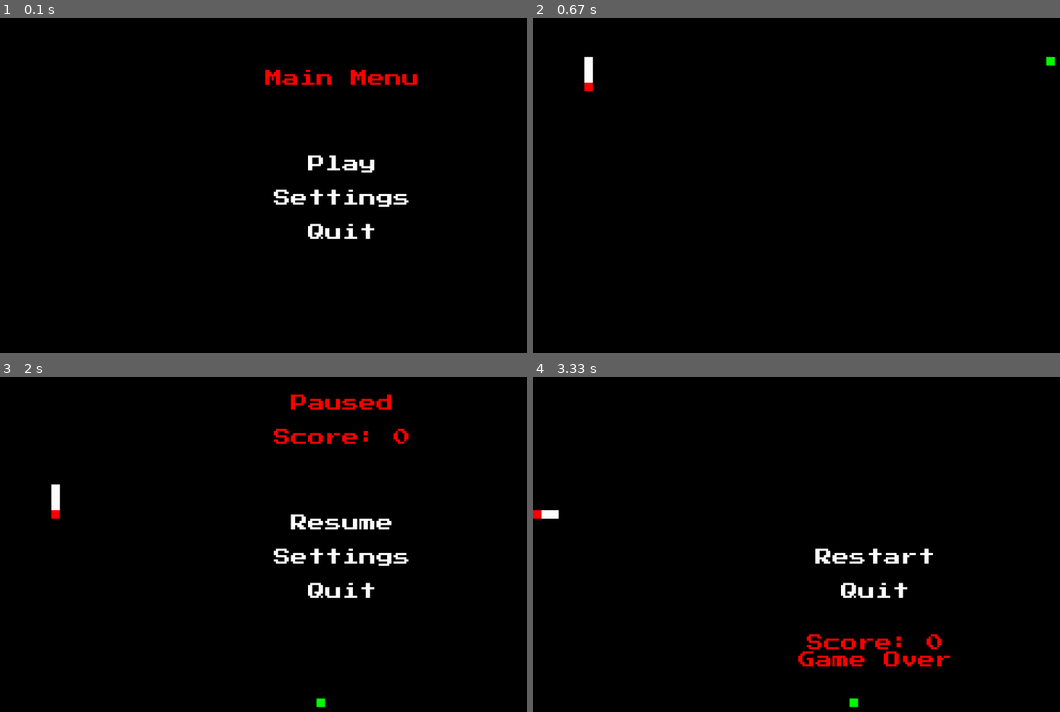
Above: before the commit, frames 1-4 (two rows, left to right).
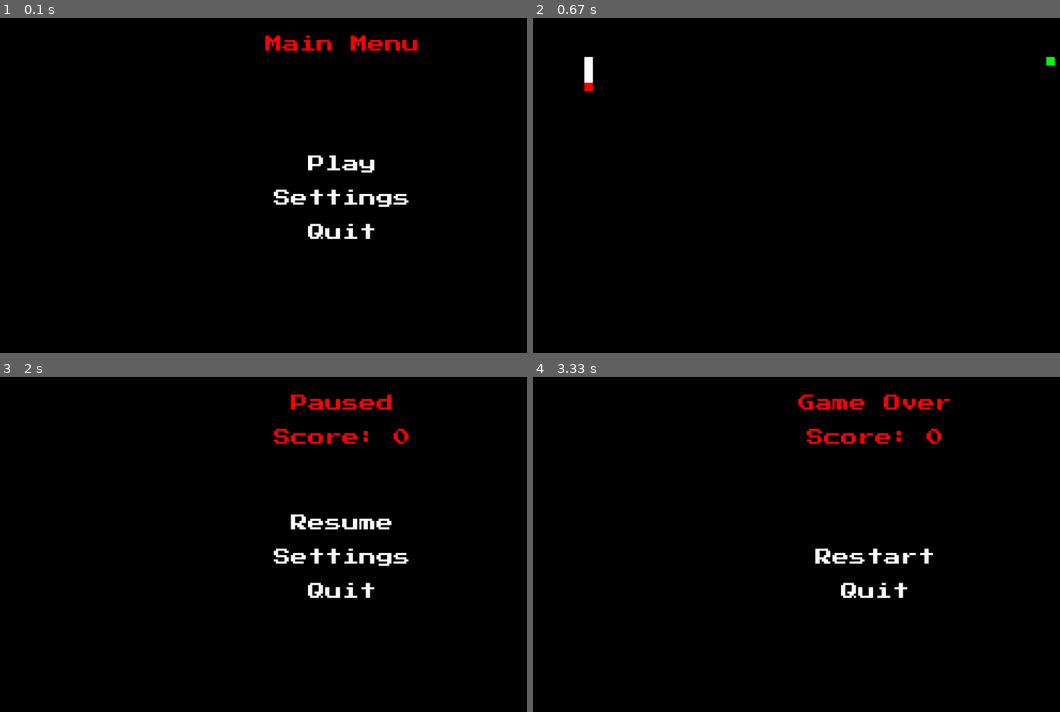
Above: after the commit, the same moments.

Repository: nmurphy101/Pygame2DFramework
Game: pygame game, started from main.py
Two runs of this game, one before a commit and one after it. Both use one fixed random seed, a clock stepped at 60 frames per second and the inputs below.
Inputs (mouse positions are in pixels of both pictures, inside the frame that each line leads up to):
- Up to frame 1 (0.1 s): no input
- Up to frame 2 (0.67 s): click (875, 162) at 0.38 s
- Up to frame 3 (2 s): hold Left 0.67-1.2 s; hold Esc 1.23-1.53 s; hold Down 1.23-1.53 s; hold Esc from 1.9 s (still down); hold Left from 1.9 s (still down)
- Up to frame 4 (3.33 s): release Esc at 2.3 s; release Left at 2.3 s; click (875, 521) at 2.38 s

The runs differ from the first frame. In frame 1, 1.2% of the frame differs, in the area x 50-80%, y 5-20%; in frame 2, nothing differs; in frame 3, 0.2%; in frame 4, 2.3%, in the area x 0-80%, y 5-99%.

Commit message:
Working menus now including settings that save via json file Some code reorganizing/file renaming

Diff:
--- a/future_features.txt
+++ b/future_features.txt
@@ -3,11 +3,13 @@
 1. ?
 
 Major:
-1. Working Main menu
-2. Working pause menu
-3. Working settings menu
-    a. connected to a config file
-3. Player AI
+1. Working Main menu - DONE
+2. Working pause menu - DONE
+3. Working settings menu - DONE
+    a. connected to a config file - DONE
+4. Data structure for objects to optimize collision checking and spawning
+    a. "Windows" -> "Chunks" -> "tiles"
+5. Player AI
 
 Minor:
 1. immobile enemies
@@ -28,4 +30,5 @@
 
 
 Bugs:
-1. ?
+1. pressing escape when in a menu pauses instead of returns back a menu/unpauses
+2. unknown random crash while playing.
--- a/main.py
+++ b/main.py
@@ -17,7 +17,7 @@
 # from tkinter import Tk
 # from multiprocessing import Manager
 # from multiprocessing import freeze_support
-from pkg.snake_game import SnakeGame
+from pkg.snake_game.game import SnakeGame
 from pkg.game import BaseGame
 
 # freeze_support()
--- a/pkg/game.py
+++ b/pkg/game.py
@@ -88,7 +88,7 @@
         '''
         # Game window settings
         background_colour = (0, 0, 0)
-        screen = pygame.display.set_mode((self.screen_width, self.screen_height), RESIZABLE)
+        screen = pygame.display.set_mode((self.screen_width, self.screen_height))#, RESIZABLE)
         pygame.display.set_caption(self.title)
         screen.fill(background_colour)
         game_font = freetype.Font(
@@ -117,12 +117,18 @@
             # Press escape to pause the game
             elif event.type == KEYDOWN:
                 if event.key == K_ESCAPE:
-                    if not self.game.game_over:
-                        self.game.pause = not self.game.pause
-                        self.game.game_music = not self.game.game_music
+                    # If not game over
+                    if self.game.menu_option != 3:
+                        # If already paused
+                        if self.game.menu_option == 1:
+                            self.game.menu_option = None
+                        else:
+                            self.game.menu_option = 1
+                        self.game.pause_game_music = not self.game.pause_game_music
+                    # Is game over
                     else:
-                        self.game.game_over = False
-                        self.game.start()
+                        self.game.menu_option = None
+                        self.game.start(None)
             elif event.type == WINDOWFOCUSGAINED:
                 self.game.focus_pause = False
             elif event.type == WINDOWFOCUSLOST:
@@ -131,4 +137,5 @@
                 if menu:
                     for button in menu:
                         if button[0].collidepoint(event.pos):
-                            button[1]()
+                            self.game.prev_menu = button[2]
+                            button[1](button[2])
--- a/pkg/snake_game.py
+++ b/pkg/snake_game/game.py
@@ -12,7 +12,8 @@
 '''
 
 
-# import os
+import os
+import sys
 # import threading
 # import logging
 # import sys
@@ -20,6 +21,7 @@
 # import re
 # import queue as q
 # from multiprocessing import Pool, cpu_count, Queue, Process, Manager, Lock
+import json
 import random
 import pygame
 # pylint: disable=no-name-in-module
@@ -70,13 +72,13 @@
         # Number of tail segments
         self.num_tails = 5
         # tail segment list
-        self.tail_segments = []
+        self.children = []
         # Initilize starting tails
         for pos in range(self.num_tails+1):
             if pos == 0:
-                self.tail_segments.append(TailSegment(self.screen, self, pos))
+                self.children.append(TailSegment(self.screen, self, pos))
             else:
-                self.tail_segments.append(TailSegment(self.screen, self.tail_segments[pos-1], pos))
+                self.children.append(TailSegment(self.screen, self.children[pos-1], pos))
 
     def draw(self):
         '''
@@ -88,7 +90,7 @@
         if self.alive:
 
             # Draw each tail
-            for tail in self.tail_segments:
+            for tail in self.children:
                 tail.draw()
 
              # head pos/size  = (left, top, width, height)
@@ -105,9 +107,9 @@
         '''
         # Add a new tail segment
         for _ in range(food.growth):
-            self.tail_segments.append(TailSegment(
+            self.children.append(TailSegment(
                 self.screen,
-                self.tail_segments[self.num_tails - 1],
+                self.children[self.num_tails - 1],
                 self.num_tails + 1
             ))
             self.num_tails += 1
@@ -241,9 +243,10 @@
         self.size = 16
         # food pos/size = (left, top, width, height)
         self.food = (self.pos_x, self.pos_y, self.size, self.size)
-        self.rect = None
         # food color = green
         self.food_color = (0, 255, 0)
+        # Food is rect obj
+        self.rect = pygame.draw.rect(self.screen, self.food_color, self.food)
         # How much a snake grows from eating food
         self.growth = 5
         # Point value of the food
@@ -265,20 +268,40 @@
             # Render the food segment based on it's parameters
             self.rect = pygame.draw.rect(self.screen, self.food_color, self.food)
 
-    def spawn(self):
+    def spawn(self, obj_dict):
         '''
         spawn
         ~~~~~~~~~~
 
         spawn does stuff
         '''
-        # Where the food is located
-        self.pos_x = self.screen_size[0] - random.randrange(
-            16, self.screen_size[0], 16
-        )
-        self.pos_y = self.screen_size[1] - random.randrange(
-            16, self.screen_size[1], 16
-        )
+        # take the game obj_dict
+        # First check the locations of all other objects first
+        # then pick a random location that isn't taken alrady
+
+        found_spawn = False
+        while not found_spawn:
+            # Where the food is located
+            self.pos_x = self.screen_size[0] - random.randrange(
+                16, self.screen_size[0], 16
+            )
+            self.pos_y = self.screen_size[1] - random.randrange(
+                16, self.screen_size[1], 16
+            )
+            # Check if the chosen random spawn location is taken
+            print(obj_dict["food"])
+            collision_objs = obj_dict["food"].rect.collidedictall(obj_dict, 1)
+            if len(collision_objs) < 1:
+                continue
+            print("COLLISION 1: ", len(collision_objs))
+            for _, obj in obj_dict.items():
+                try:
+                    if obj.children:
+                        collision_obj = obj_dict["food"].rect.collidelist(obj.children)
+                        print("COLLISION 2: ", collision_obj)
+                except AttributeError:
+                    pass
+            found_spawn = True
 
         self.alive = True
 
@@ -293,6 +316,11 @@
     def __init__(self, screen, game_font, base_game):
         # Calling game platform
         self.base_game = base_game
+        # Game config file
+        self.game_config_file_path = os.path.join(os.path.dirname(__file__), 'game_config.json')
+        print(self.game_config_file_path)
+        with open(self.game_config_file_path) as json_data_file:
+            self.game_config = json.load(json_data_file)
         # Window settings
         self.title = base_game.title + "Snake"
         pygame.display.set_caption(self.title)
@@ -302,16 +330,15 @@
         self.screen_size = (screen_w, screen_h)
         # Game settings
         self.score = 0
-        self.game_over = False
-        self.menu = True
-        self.game_music = True
-        self.pause = False
-        self.focus_pause = False
+        self.pause_game_music = False
+        self.menu_option = 0
+        self.prev_menu = 0
+        self.game_menus = [self.main_menu, self.pause_menu,
+                           self.settings_menu, self.game_over_menu,]
         # Game music
-        self.game_music = "assets/music/Cheerful_Piano_NES.wav"
-        pygame.mixer.music.load(self.game_music)
+        self.game_music_file = "assets/music/Cheerful_Piano_NES.wav"
+        pygame.mixer.music.load(self.game_music_file)
         pygame.mixer.music.set_volume(base_game.music_volume)
-        pygame.mixer.music.play(-1)
 
         # Game object list
         self.obj_dict = {}
@@ -324,47 +351,43 @@
         play does stuff
         '''
 
-        # Check game music status
-        if not self.game_music:
-            pygame.mixer.music.pause()
+        # Clear previous frame render
+        self.screen.fill((0, 0, 0, 0))
+
+        # Check if in a menu
+        if self.menu_option is None:
+            self.check_settings()
+
+            # Spawn a new food after it's eaten
+            if not self.obj_dict["food"].alive:
+                self.obj_dict["food"].spawn(self.obj_dict)
+
+            ## Draw game Objects
+            self.obj_dict["food"].draw()
+            self.obj_dict["snake"].draw()
+            pygame.display.update()
+
+            ## Game logic
+            # Snake control and movement
+            self.obj_dict["snake"].choose_direction()
+            self.obj_dict["snake"].move()
+            # collision of objects
+            self.collision_checks()
         else:
-            pygame.mixer.music.unpause()
-
-        if not self.menu:
-            # Check if the game is over
-            if not self.game_over:
-                # Check if the game is paused
-                if not self.pause and not self.focus_pause:
-                    # Clear previous frame render
-                    self.screen.fill((0, 0, 0, 0))
-
-                    # Spawn a new food after it's eaten
-                    if not self.obj_dict["food"].alive:
-                        self.obj_dict["food"].spawn()
-
-                    ## Draw game Objects
-                    self.obj_dict["food"].draw()
-                    self.obj_dict["snake"].draw()
-                    pygame.display.update()
-
-                    ## Game logic
-                    # Snake control and movement
-                    self.obj_dict["snake"].choose_direction()
-                    self.obj_dict["snake"].move()
-                    # collision of objects
-                    self.collision_checks()
-
-                else:
-                    # show the pause menu
-                    return self.pause_menu()
-            else:
-                # show the game over menu
-                return self.game_over_menu()
-        else:
-            # show the game main menu
-            return self.main_menu()
-
-    def start(self):
+            if self.menu_option == 0:
+                # show the game main menu
+                return self.main_menu(self.prev_menu)
+            elif self.menu_option == 1:
+                # show the pause menu
+                return self.pause_menu(self.prev_menu)
+            elif self.menu_option == 2:
+                # show the pause menu
+                return self.settings_menu(self.prev_menu)
+            elif self.menu_option == 3:
+                # show the pause menu
+                return self.game_over_menu(self.prev_menu)
+
+    def start(self, prev_menu):
         '''
         start
         ~~~~~~~~~~
@@ -372,12 +395,12 @@
         start does stuff
         '''
         # Start the game music
-        pygame.mixer.music.play(-1)
+        if self.game_config["settings"]["music"]:
+            pygame.mixer.music.play(-1)
         # Starting variables
         self.score = 0
-        self.pause = False
-        self.menu = False
-        self.focus_pause = False
+        self.menu_option = None
+        self.pause_game_music = False
         # Initilize game objects
         food = Food(self.screen, self.screen_size, self.base_game)
         snake = Snake(self.screen, self.base_game)
@@ -385,16 +408,6 @@
             "snake": snake,
             "food": food,
         }
-
-    def up_score(self, point_value):
-        '''
-        up_score
-        ~~~~~~~~~~
-
-        up_score does stuff
-        '''
-        # Increase the score
-        self.score += point_value
 
     def collision_checks(self):
         '''
@@ -413,29 +426,172 @@
         if (self.obj_dict["snake"].pos_x > self.screen_size[0]-self.obj_dict["snake"].size) or (
                 self.obj_dict["snake"].pos_y > self.screen_size[1]-self.obj_dict["snake"].size):
             pygame.mixer.Sound.play(self.obj_dict["snake"].sound_death)
-            self.game_over = True
+            self.menu_option = 3
         elif self.obj_dict["snake"].pos_x < 0 or self.obj_dict["snake"].pos_y < 0:
             pygame.mixer.Sound.play(self.obj_dict["snake"].sound_death)
-            self.game_over = True
+            self.menu_option = 3
         # Collision check between snake and tails
         i = 0
-        for tail in self.obj_dict["snake"].tail_segments:
+        for tail in self.obj_dict["snake"].children:
             # Skip the first tail segment
             if i > 0:
                 if self.obj_dict["snake"].rect.colliderect(tail):
                     pygame.mixer.Sound.play(self.obj_dict["snake"].sound_death)
-                    self.game_over = True
+                    self.menu_option = 3
             i += 1
 
-    def pause_menu(self):
+    def check_settings(self):
+        '''
+        check_settings
+        ~~~~~~~~~~
+
+        check_settings does stuff
+        '''
+        # Check game music status
+        if self.game_config["settings"]["music"]:
+            if self.pause_game_music:
+                pygame.mixer.music.pause()
+            else:
+                if self.pause_game_music is None:
+                    pygame.mixer.music.play(-1)
+                else:
+                    pygame.mixer.music.unpause()
+        else:
+            pygame.mixer.music.stop()
+
+    def up_score(self, point_value):
+        '''
+        up_score
+        ~~~~~~~~~~
+
+        up_score does stuff
+        '''
+        # Increase the score
+        self.score += point_value
+
+    def quit_game(self, prev_menu):
+        '''
+        quit_game
+        ~~~~~~~~~~
+
+        quit_game does stuff
+        '''
+        self.base_game.running = False
+        #pylint: disable=no-member
+        pygame.display.quit()
+        pygame.quit()
+        #pylint: enable=no-member
+        sys.exit()
+
+    def unpause(self, prev_menu):
+        '''
+        unpause
+        ~~~~~~~~~~
+
+        unpause does stuff
+        '''
+        self.menu_option = None
+        self.pause_game_music = True
+
+    def toggle_game_music(self, prev_menu):
+        '''
+        toggle_game_music
+        ~~~~~~~~~~
+
+        toggle_game_music does stuff
+        '''
+        self.game_config["settings"]["music"] = not self.game_config["settings"]["music"]
+        with open(self.game_config_file_path, 'w', encoding='utf-8') as f:
+            json.dump(self.game_config, f, ensure_ascii=False, indent=4)
+
+    def main_menu(self, prev_menu):
+        '''
+        main_menu
+        ~~~~~~~~~~
+
+        main_menu does stuff
+        '''
+        # Clear previous frame render
+        self.screen.fill((0, 0, 0, 0))
+
+        # Make sure the right menu option is selected
+        self.menu_option = 0
+
+        # Check settings if just left settings page
+        if prev_menu == 2:
+            self.check_settings()
+
+        # Render the Main Menu text
+        text_str = 'Main Menu'
+        _ = self.game_font.render_to(
+            self.screen,
+            (self.screen_size[0]/2-(len(text_str)*self.game_font.size)/2,
+             self.screen_size[1]/2 - self.game_font.size*8),
+            text_str,
+            (255, 0, 0)
+        )
+
+        # Render the play button
+        text_str = 'Play'
+        position = (self.screen_size[0]/2-(len(text_str)*self.game_font.size)/2,
+                    self.screen_size[1]/2 - self.game_font.size)
+        play_obj = self.game_font.render_to(
+            self.screen,
+            position,
+            text_str,
+            (255, 255, 255)
+        )
+
+        # Render the settings button
+        text_str = 'Settings'
+        position = (self.screen_size[0]/2-(len(text_str)*self.game_font.size)/2,
+                    self.screen_size[1]/2 + self.game_font.size)
+        settings_obj = self.game_font.render_to(
+            self.screen,
+            position,
+            text_str,
+            (255, 255, 255)
+        )
+
+        # Render the quit button
+        text_str = 'Quit'
+        position = (self.screen_size[0]/2-(len(text_str)*self.game_font.size)/2,
+                    self.screen_size[1]/2 + self.game_font.size*3)
+        quit_obj = self.game_font.render_to(
+            self.screen,
+            position,
+            text_str,
+            (255, 255, 255)
+        )
+
+        # Update the screen display
+        pygame.display.update()
+
+        menu = [
+            (play_obj, self.start, 0),
+            (settings_obj, self.settings_menu, 0),
+            (quit_obj, self.quit_game, 0),
+        ]
+
+        return menu
+
+    def pause_menu(self, prev_menu):
         '''
         pause_menu
         ~~~~~~~~~~
 
         pause_menu does stuff
         '''
+
+        # Make sure the right menu option is selected
+        self.menu_option = 1
+
+        # Check settings if just left settings page
+        if prev_menu == 2:
+            self.check_settings()
+
         # Pause game music
-        self.game_music = False
+        self.pause_game_music = True
         # Render the Game Over text
         text_str = 'Paused'
         position = (self.screen_size[0]/2-(len(text_str)*self.game_font.size)/2,
@@ -484,7 +640,7 @@
         text_str = 'Quit'
         position = (self.screen_size[0]/2-(len(text_str)*self.game_font.size)/2,
                     self.screen_size[1]/2 + self.game_font.size*3)
-        quit_obj = self.game_font.render_to(
+        return_obj = self.game_font.render_to(
             self.screen,
             position,
             text_str,
@@ -495,26 +651,86 @@
         pygame.display.update()
 
         menu = [
-            (resume_obj, self.unpause),
-            (settings_obj, psudo_func),
-            (quit_obj, self.quit_game),
+            (resume_obj, self.unpause, 1),
+            (settings_obj, self.settings_menu, 1),
+            (return_obj, self.main_menu, 1),
         ]
 
         return menu
 
-    def game_over_menu(self):
+    def settings_menu(self, prev_menu):
+        '''
+        settings_menu
+        ~~~~~~~~~~
+
+        settings_menu does stuff
+        '''
+        # Clear previous frame render
+        self.screen.fill((0, 0, 0, 0))
+
+        # Make sure the right menu option is selected
+        self.menu_option = 2
+
+        # Render the Settings Menu text
+        text_str = 'Settings Menu'
+        _ = self.game_font.render_to(
+            self.screen,
+            (self.screen_size[0]/2-(len(text_str)*self.game_font.size)/2,
+             self.screen_size[1]/2 - self.game_font.size*8),
+            text_str,
+            (255, 0, 0)
+        )
+
+        # Render the play button
+        text_str = 'Music: ' + str(self.game_config["settings"]["music"])
+        position = (self.screen_size[0]/2-(len(text_str)*self.game_font.size)/2,
+                    self.screen_size[1]/2 - self.game_font.size*2)
+        music_obj = self.game_font.render_to(
+            self.screen,
+            position,
+            text_str,
+            (255, 255, 255)
+        )
+
+        # Render the Return button
+        text_str = 'Return'
+        position = (self.screen_size[0]/2-(len(text_str)*self.game_font.size)/2,
+                    self.screen_size[1]/2 + self.game_font.size*6)
+        return_obj = self.game_font.render_to(
+            self.screen,
+            position,
+            text_str,
+            (255, 255, 255)
+        )
+
+        # Update the screen display
+        pygame.display.update()
+
+        menu = [
+            (music_obj, self.toggle_game_music, prev_menu),
+            # (settings_obj, psudo_func),
+            (return_obj, self.game_menus[prev_menu], 2),
+        ]
+
+        return menu
+
+    def game_over_menu(self, prev_menu):
         '''
         game_over_menu
         ~~~~~~~~~~
 
         game_over_menu does stuff
         '''
+
+        # Make sure the right menu option is selected
+        self.menu_option = 3
+
         # Stop the music
         pygame.mixer.music.stop()
         # Render the Game Over text
         text_str = 'Game Over'
         position = (self.screen_size[0]/2-(len(text_str)*self.game_font.size)/2,
-                    self.screen_size[1]/2 + self.game_font.size*7)
+                    self.screen_size[1]/2 - self.game_font.size*8)
         _ = self.game_font.render_to(
             self.screen,
             position,
@@ -524,7 +740,7 @@
         # Render the score
         text_str = 'Score: ' + str(self.score)
         position = (self.screen_size[0]/2-(len(text_str)*self.game_font.size)/2,
-                    self.screen_size[1]/2 + self.game_font.size*6)
+                    self.screen_size[1]/2 - self.game_font.size*6)
         _ = self.game_font.render_to(
             self.screen,
             position,
@@ -547,7 +763,7 @@
         text_str = 'Quit'
         position = (self.screen_size[0]/2-(len(text_str)*self.game_font.size)/2,
                     self.screen_size[1]/2 + self.game_font.size*3)
-        quit_obj = self.game_font.render_to(
+        return_obj = self.game_font.render_to(
             self.screen,
             position,
             text_str,
@@ -558,84 +774,11 @@
         pygame.display.update()
 
         menu = [
-            (restart_obj, self.start),
-            (quit_obj, self.quit_game),
+            (restart_obj, self.start, 3),
+            (return_obj, self.main_menu, 3),
         ]
 
         return menu
-
-    def main_menu(self):
-        '''
-        main_menu
-        ~~~~~~~~~~
-
-        main_menu does stuff
-        '''
-        # Clear previous frame render
-        self.screen.fill((0, 0, 0, 0))
-
-        # Render the Main Menu text
-        text_str = 'Main Menu'
-        _ = self.game_font.render_to(
-            self.screen,
-            (self.screen_size[0]/2-(len(text_str)*self.game_font.size)/2,
-             self.screen_size[1]/2 - self.game_font.size*6),
-            text_str,
-            (255, 0, 0)
-        )
-
-        # Render the play button
-        text_str = 'Play'
-        position = (self.screen_size[0]/2-(len(text_str)*self.game_font.size)/2,
-                    self.screen_size[1]/2 - self.game_font.size)
-        play_obj = self.game_font.render_to(
-            self.screen,
-            position,
-            text_str,
-            (255, 255, 255)
-        )
-
-        # Render the settings button
-        text_str = 'Settings'
-        position = (self.screen_size[0]/2-(len(text_str)*self.game_font.size)/2,
-                    self.screen_size[1]/2 + self.game_font.size)
-        settings_obj = self.game_font.render_to(
-            self.screen,
-            position,
-            text_str,
-            (255, 255, 255)
-        )
-
-        # Render the quit button
-        text_str = 'Quit'
-        position = (self.screen_size[0]/2-(len(text_str)*self.game_font.size)/2,
-                    self.screen_size[1]/2 + self.game_font.size*3)
-        quit_obj = self.game_font.render_to(
-            self.screen,
-            position,
-            text_str,
-            (255, 255, 255)
-        )
-
-        # Update the screen display
-        pygame.display.update()
-
-        menu = [
-            (play_obj, self.start),
-            (settings_obj, psudo_func),
-            (quit_obj, self.quit_game),
-        ]
-
-        return menu
-
-    def unpause(self):
-        self.pause = False
-
-    def quit_game(self):
-        self.base_game.running = False
-        #pylint: disable=no-member
-        pygame.quit()
-        #pylint: enable=no-member
 
 
 def psudo_func():
--- /dev/null
+++ b/pkg/snake_game/game_config.json
@@ -0,0 +1,5 @@
+{
+    "settings": {
+        "music": true
+    }
+}
